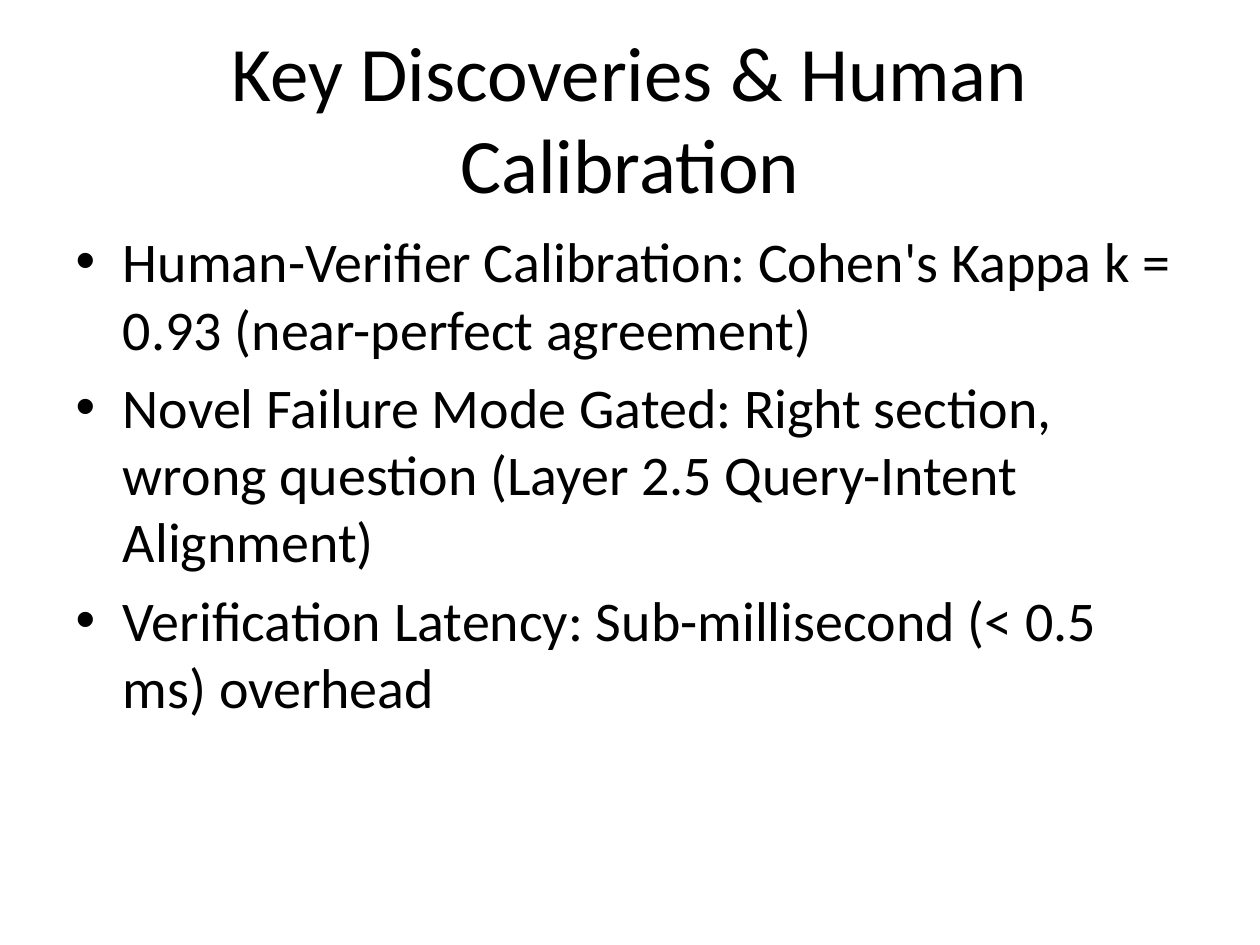
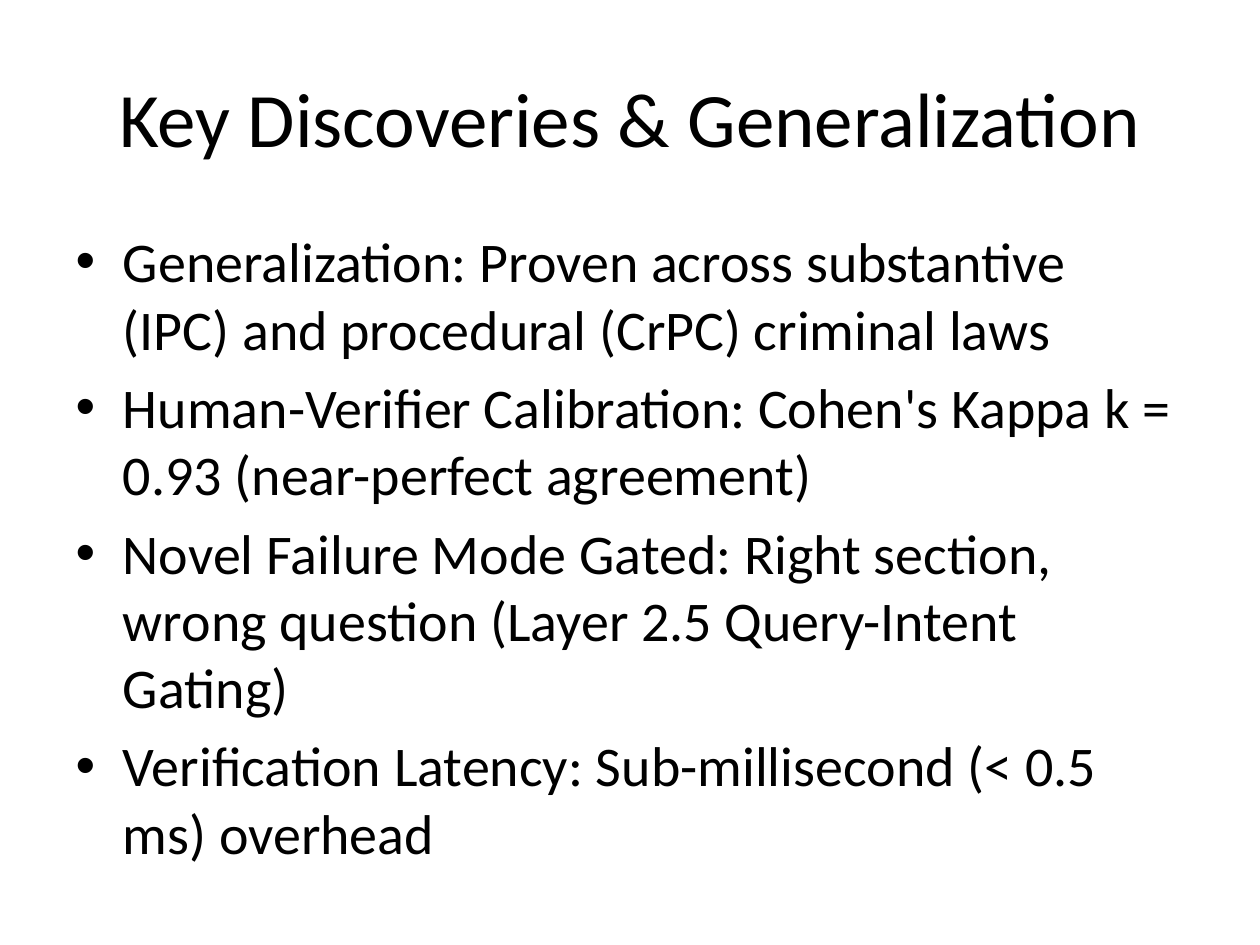
Before and after one commit to MS-406/IPC2BNS-Verify, a slide deck: slide 3 of report/presentation_deck.pptx. Drawn at 1260x945 pixels with LibreOffice and Linux fonts; fonts in the diff are those of the drawing. Boxes give left, top, right and bottom in pixels: in the first picture for what was removed or moved away, otherwise in the second. Text is boxed around its words. In the diff, an @@ line names an element or a change of style, - is before the commit and + after.

Commit message:
feat(research-strengthening): scale benchmark to N=145, add 95% Wilson CIs, complete CrPC<->BNSS generalization study, and enhance Layer 2 intent relevance gating

```diff
--- a/report/presentation_deck.pptx
+++ b/report/presentation_deck.pptx
@@ title at (119, 93, 1139, 160): text changed @@
-Key Discoveries & Human Calibration
+Key Discoveries & Generalization
@@ text at (123, 243, 1065, 359): paragraph added @@
+• Generalization: Proven across substantive (IPC) and procedural (CrPC) criminal laws
@@ text at (123, 535, 1051, 718): text changed @@
-• Novel Failure Mode Gated: Right section, wrong question (Layer 2.5 Query-Intent Alignment)
+• Novel Failure Mode Gated: Right section, wrong question (Layer 2.5 Query-Intent Gating)
```
Also in this commit, not shown: 2 other slides changed, 25 other files.
